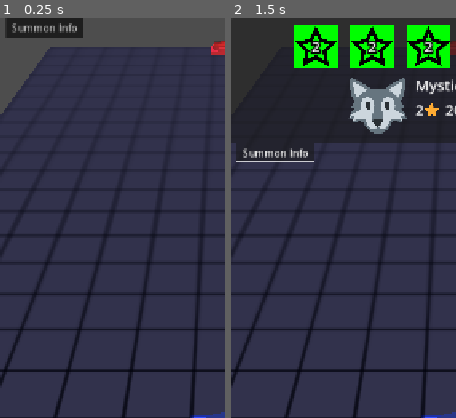
Above: before the commit, frames 1-2 (left to right).
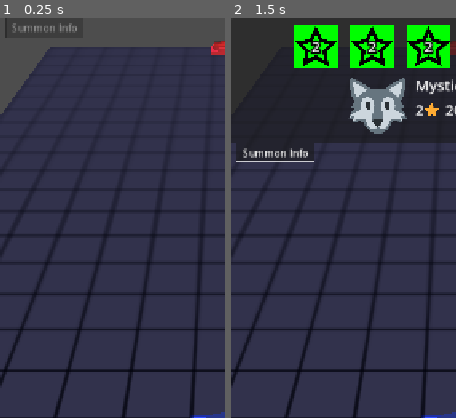
Above: after the commit, the same moments.

Repository: francocurotto/DDMre
Game: Godot game, scene res://scenes/duel.tscn
The game is run twice, just before and just after one commit, with the same random seed, the same clock (stepped at 60 frames per second) and the same inputs.
Inputs (mouse positions are % of the whole screen's width and height, from its top left):
- Up to frame 1 (0.25 s): no input
- Up to frame 2 (1.5 s): click (10, 66) at 0.52 s; click (10, 66) at 1.27 s
The pictures show only the part of the screen within x 0-50%, y 0-50%; the shares and areas given below are measured in that part.

The runs differ from the first frame. In frame 1, 1.3% of the frame differs, in the area x 3-37%, y 0-5%; in frame 2, nothing differs.

Commit message:
improve summon info

Diff:
--- a/source/scenes/player_gui/info_gui/info_gui.gd
+++ b/source/scenes/player_gui/info_gui/info_gui.gd
@@ -2,21 +2,30 @@
 
 #region builtin functions
 func _ready() -> void:
-	$TabContainer.current_tab = -1
+	deactivate_summon_info()
 #endregion
 
 #region signals callbacks
 func on_dicegui_tab_changed():
-	$TabContainer.current_tab = -1
+	deactivate_summon_info()
 
 func on_dice_button_focused(dice):
+	activate_summon_info(dice)
+
+func on_dimdice_selected(dice):
+	activate_summon_info(dice)
+
+func on_dimension_started():
+	deactivate_summon_info()
+#endregion
+
+#region private functions
+func activate_summon_info(dice):
 	$TabContainer.current_tab = 0
+	$TabContainer.set_tab_disabled(0, false)
 	%"Summon Info".set_dice_info(dice)
 
-func on_dimdice_selected(dice):
-	$TabContainer.current_tab = 0
-	%"Summon Info".set_dice_info(dice)
-
-func on_dimension_started():
+func deactivate_summon_info():
 	$TabContainer.current_tab = -1
+	$TabContainer.set_tab_disabled(0, true)
 #endregion
--- a/source/scenes/player_gui/info_gui/summon_info/summon_info.gd
+++ b/source/scenes/player_gui/info_gui/summon_info/summon_info.gd
@@ -14,5 +14,4 @@
 	%Attack.visible = not is_item
 	%Defense.visible = not is_item
 	%Health.visible = not is_item
-	$VBoxContainer.visible = true
 #endregion
--- a/source/scenes/player_gui/info_gui/summon_info/summon_info.tscn
+++ b/source/scenes/player_gui/info_gui/summon_info/summon_info.tscn
@@ -12,7 +12,6 @@
 script = ExtResource("1_a1tbk")
 
 [node name="VBoxContainer" type="VBoxContainer" parent="."]
-visible = false
 layout_mode = 2
 theme_override_constants/separation = 10
 
Not shown, changed: TODO.md
